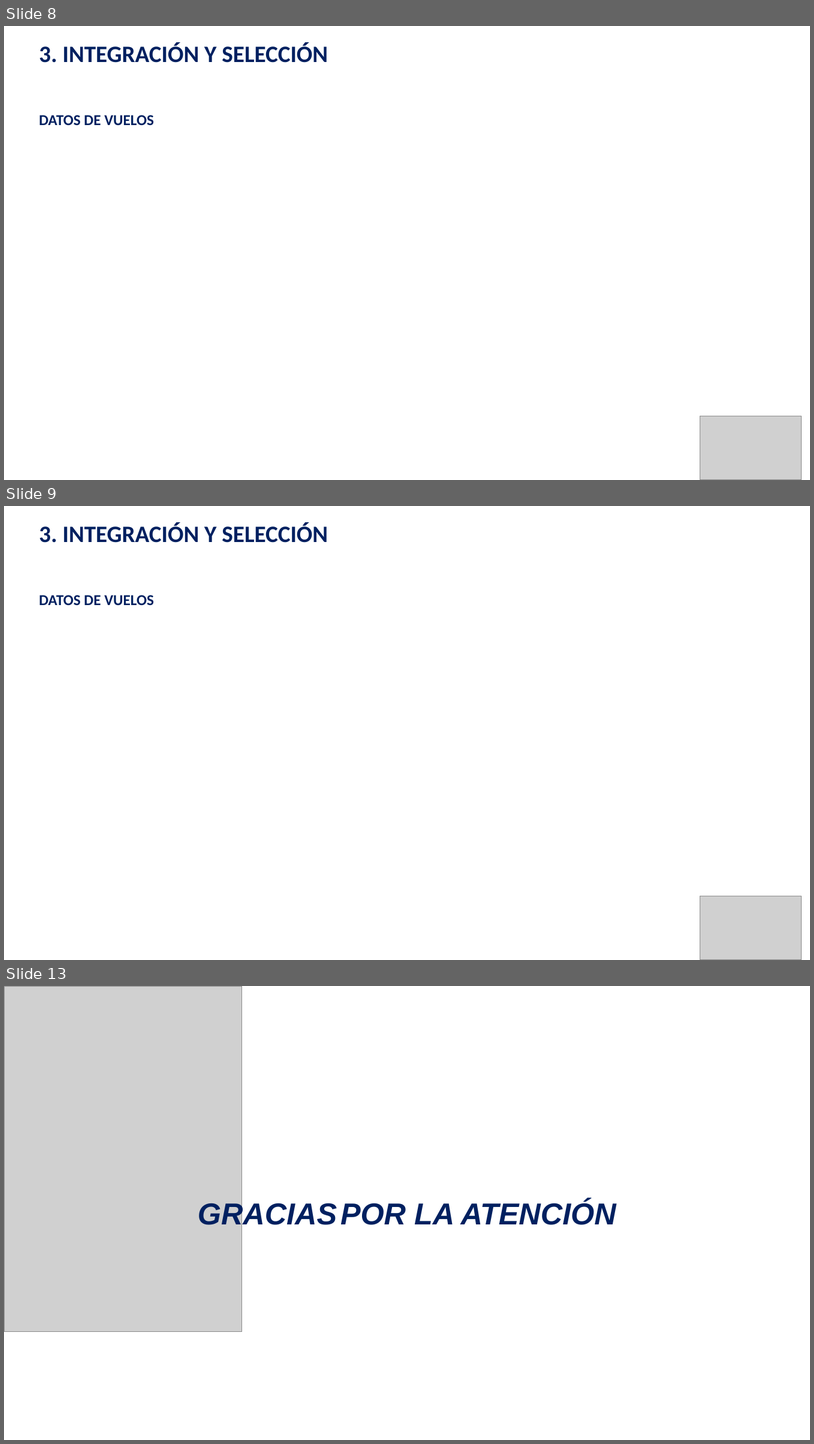
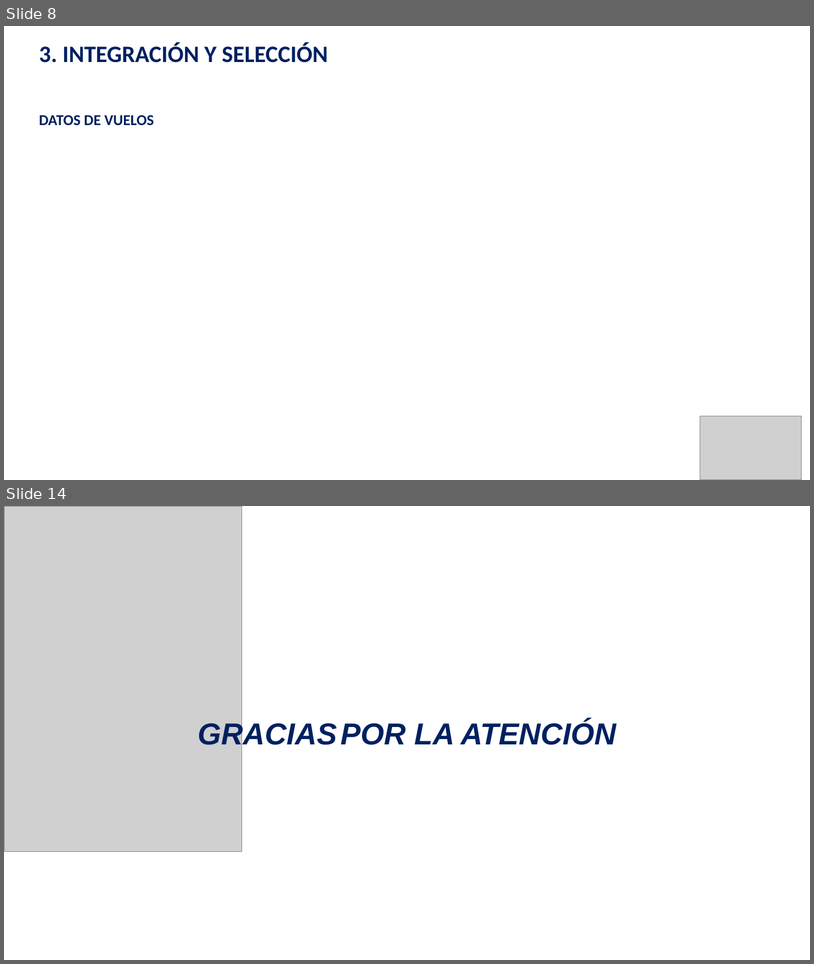
Before and after one commit to guiruha/DataCleaningUOC, a slide deck: Memoria_pres.pptx. Shown one above the other, each under a label of ours: slides 8, 9 and 13 before the commit, slides 8 and 14 after it; the slides between them are not shown. The pictures are 814x1444 and 814x964 pixels, drawn with LibreOffice and Linux fonts; fonts in the diff are those of the drawing; grey boxes stand for pictures. Boxes give left, top, right and bottom in pixels: in the first picture for what was removed or moved away, otherwise in the second. Text is boxed around its words. In the diff, an @@ line names an element or a change of style, - is before the commit and + after.

```diff
--- a/Memoria_pres.pptx
+++ b/Memoria_pres.pptx
@@ slide 9 removed at [4,506,810,960], background #FFFFFF @@
@@ text removed at [39,522,328,543] @@
-3. INTEGRACIÓN Y SELECCIÓN
@@ text removed at [39,595,154,606] @@
-DATOS DE VUELOS
@@ picture removed at [700,895,802,960] @@
@@ what was slide 13 is now slide 14 @@
```
Also in this commit, not shown: 2 slides changed, 3 slides added, 1 other slide removed.
